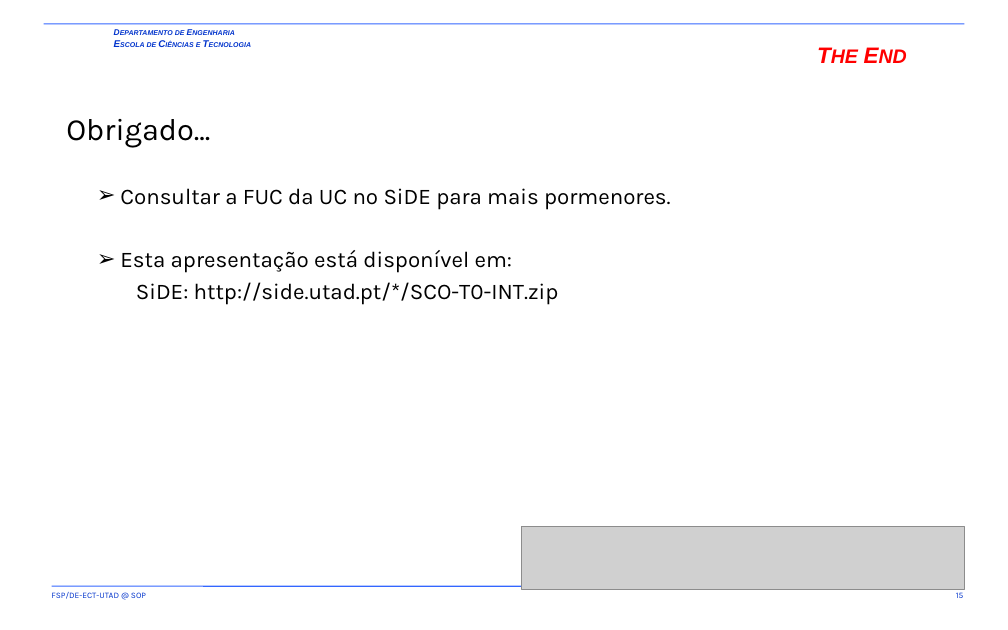
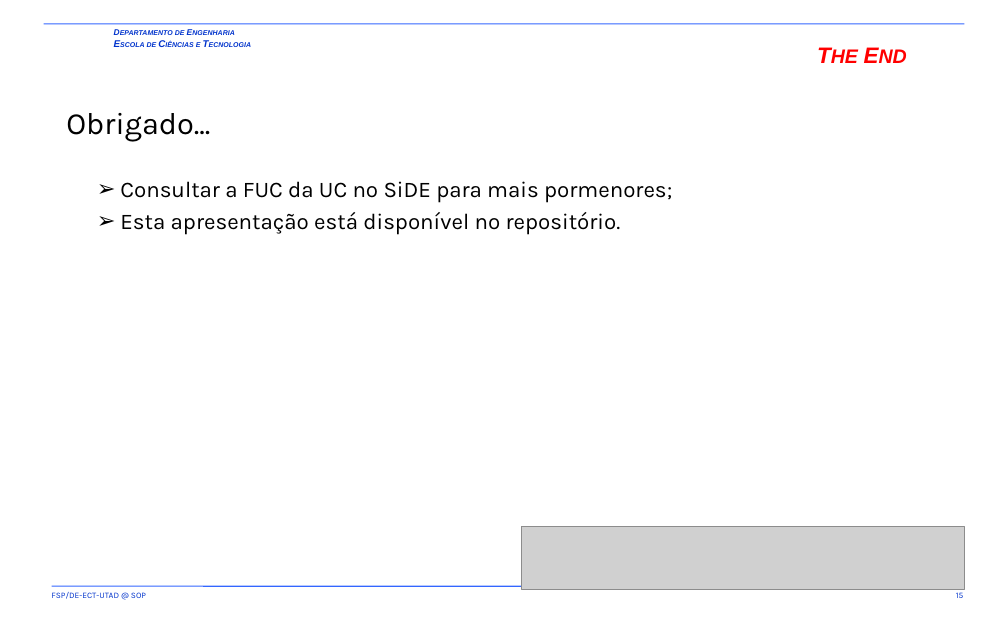
Before and after one commit to fsp864/UTAD-SCO, a slide deck: slide 15 of aulas/t/SCO-T0-INT.pptx. Drawn at 1008x630 pixels with LibreOffice and Linux fonts; fonts in the diff are those of the drawing; grey boxes stand for pictures; background and template pictures are left out. Boxes give left, top, right and bottom in pixels: in the first picture for what was removed or moved away, otherwise in the second. Text is boxed around its words. In the diff, an @@ line names an element or a change of style, - is before the commit and + after.

```diff
--- a/aulas/t/SCO-T0-INT.pptx
+++ b/aulas/t/SCO-T0-INT.pptx
@@ text at bbox=[120, 181, 672, 235]: text changed @@
-  ➢ Consultar a FUC da UC no SiDE para mais pormenores.
-  ➢ Esta apresentação está disponível em:
-    SiDE: http://side.utad.pt/*/SCO-T0-INT.zip
+  ➢ Consultar a FUC da UC no SiDE para mais pormenores;
+  ➢ Esta apresentação está disponível no repositório.
```
Also in this commit, not shown: 11 other slides changed, 20 other files.
